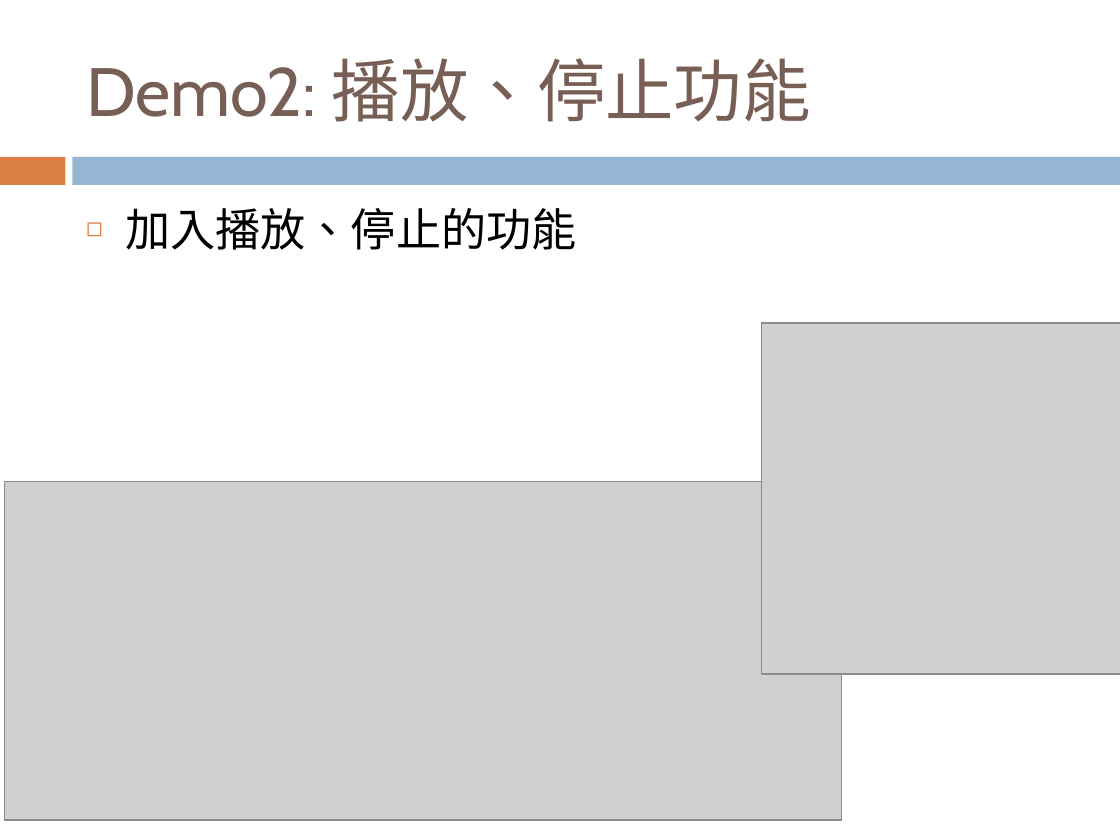
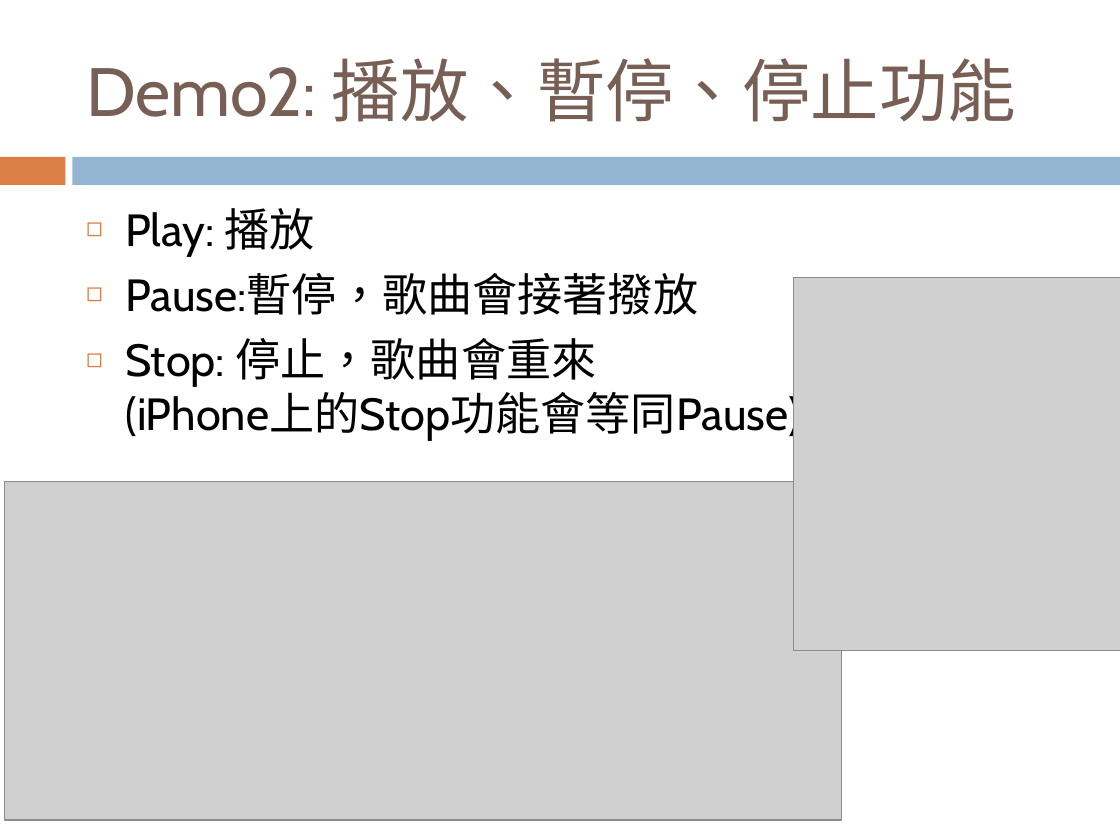
Before and after one commit to maloyang/csu_2022_01_smart_phone_app, a slide deck: slide 5 of w08/W08.pptx (slide 6 before the commit). Drawn at 1120x840 pixels with LibreOffice and Linux fonts; fonts in the diff are those of the drawing; grey boxes stand for pictures. Boxes give left, top, right and bottom in pixels: in the first picture for what was removed or moved away, otherwise in the second. Text is boxed around its words. In the diff, an @@ line names an element or a change of style, - is before the commit and + after.

```diff
--- a/w08/W08.pptx
+++ b/w08/W08.pptx
@@ title at (86, 58, 1016, 122): text changed @@
-Demo2: 播放、停止功能
+Demo2: 播放、暫停、停止功能
@@ text at (125, 208, 800, 441): text changed @@
-◻ 加入播放、停止的功能
+◻ Play: 播放
+◻ Pause:暫停，歌曲會接著撥放
+◻ Stop: 停止，歌曲會重來
+  (iPhone上的Stop功能會等同Pause)
@@ picture: place and size @@
-picture at (762, 323, 1120, 674)
+picture at (794, 278, 1120, 651)
```
Also in this commit, not shown: 1 other slide changed, 1 slide removed.
